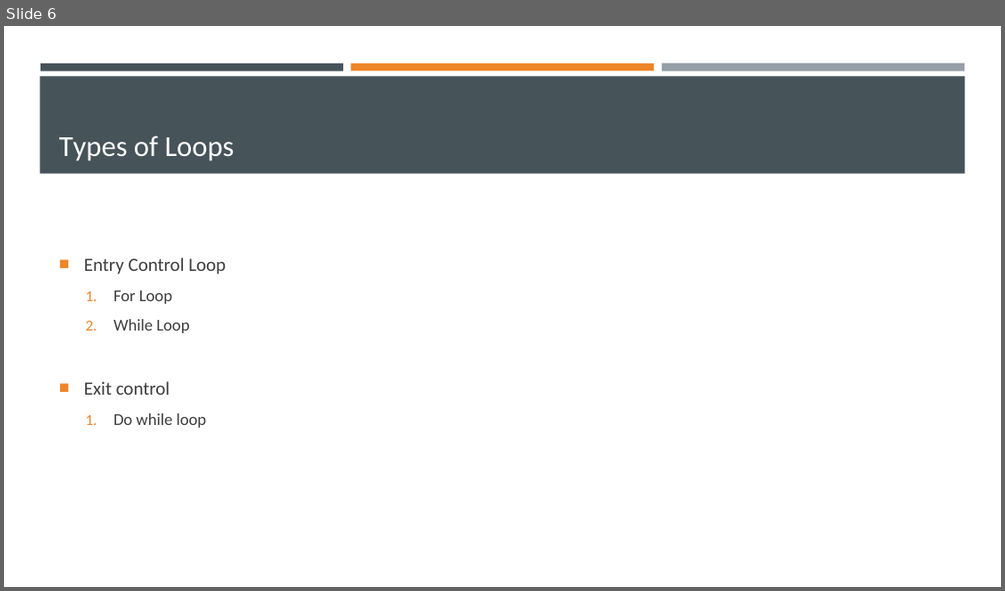
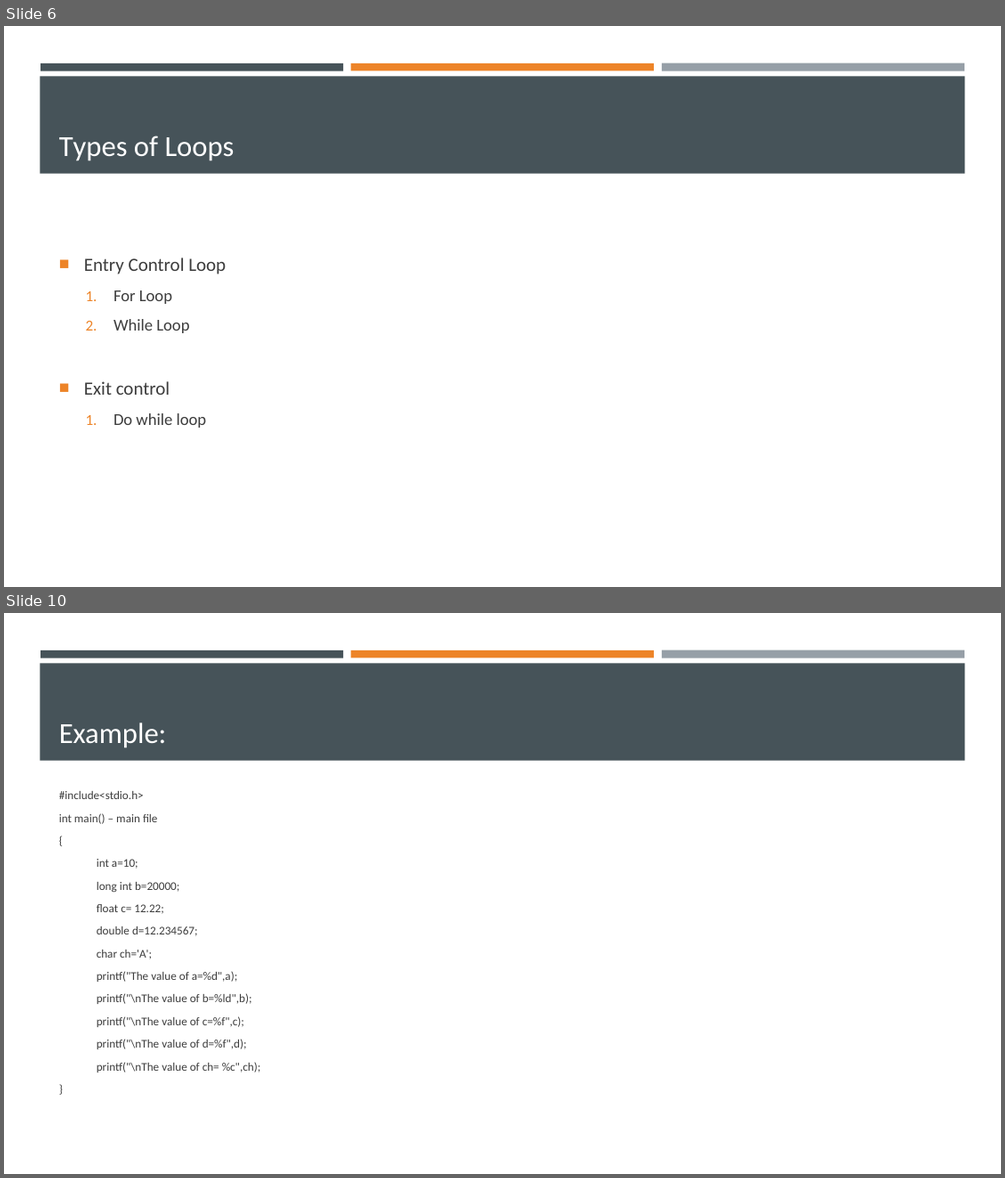
Before and after one commit to achalchhag/assignment, a slide deck: SOFTSKILL/Softskills - Building Corporate Culture/C language.pptx. Shown one above the other, each under a label of ours: slide 6 before the commit, slides 6 and 10 after it; the slides between them are not shown. The pictures are 1005x591 and 1005x1178 pixels, drawn with LibreOffice and Linux fonts; fonts in the diff are those of the drawing. Boxes give left, top, right and bottom in pixels: in the first picture for what was removed or moved away, otherwise in the second. Text is boxed around its words. In the diff, an @@ line names an element or a change of style, - is before the commit and + after.

```diff
--- a/SOFTSKILL/Softskills - Building Corporate Culture/C language.pptx
+++ b/SOFTSKILL/Softskills - Building Corporate Culture/C language.pptx
@@ slide 10 added at (x1=4, y1=613, x2=1001, y2=1174), background #FFFFFF; not listed: 4 template elements that a slide beside it also shows @@
@@ title added at (x1=59, y1=722, x2=167, y2=748), 28 pt, text #FFFFFF @@
+Example:
@@ text added at (x1=59, y1=791, x2=261, y2=1072), 11.2 pt, text #3D3D3D @@
+#include<stdio.h>
+int main() – main file
+{
+int a=10;
+long int b=20000;
+float c= 12.22;
+double d=12.234567;
+char ch='A';
+printf("The value of a=%d",a);
+printf("\nThe value of b=%ld",b);
+printf("\nThe value of c=%f",c);
+printf("\nThe value of d=%f",d);
+printf("\nThe value of ch= %c",ch);
+}
```
Also in this commit, not shown: 4 other slides added, 1 slide removed, 2 other files.
